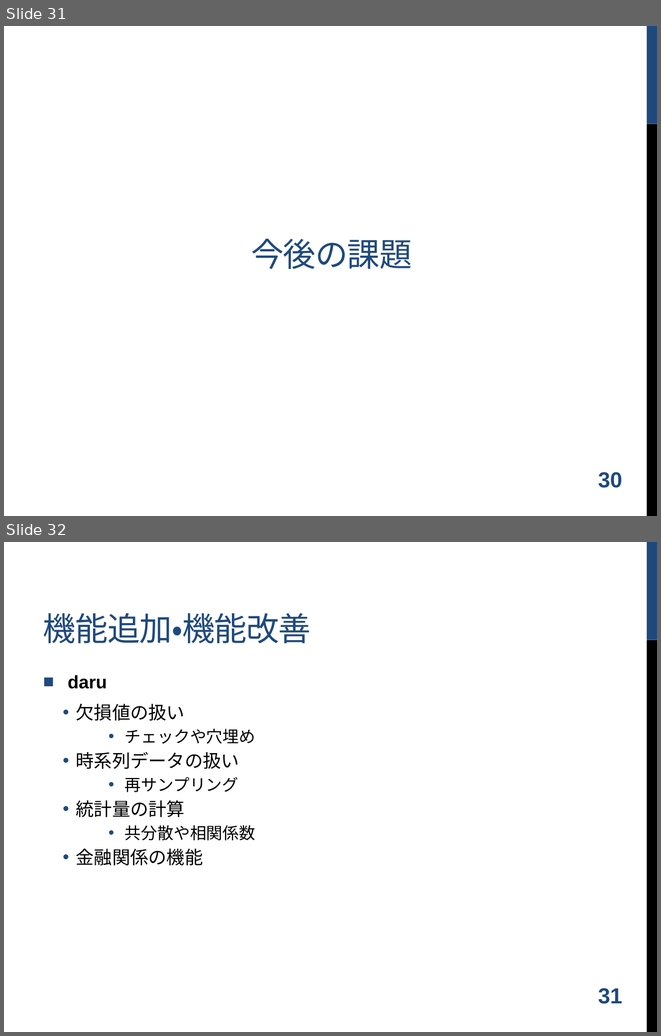
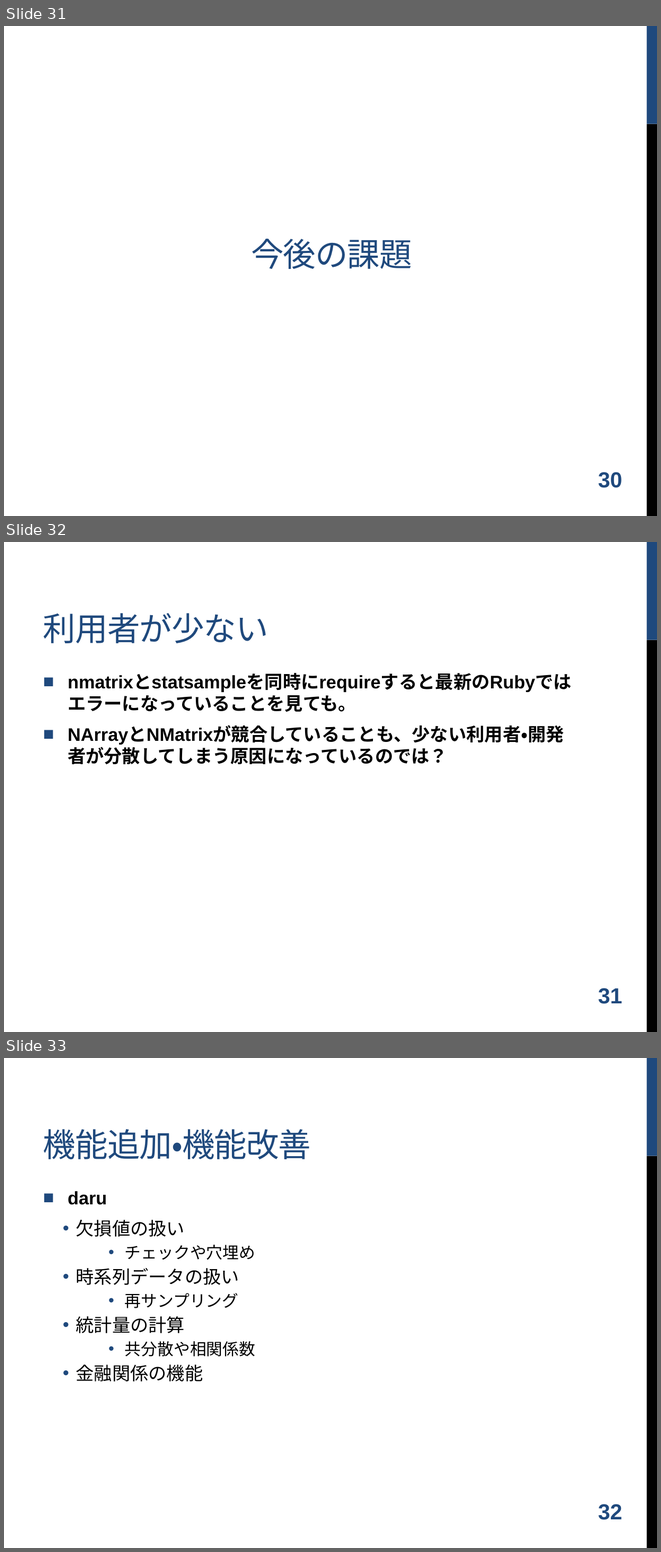
Before and after one commit to shugo/DCW2016, a slide deck: ruby_data_analysis.pptx. Shown one above the other, each under a label of ours: slides 31 and 32 before the commit, slides 31, 32 and 33 after it. The pictures are 661x1036 and 661x1552 pixels, drawn with LibreOffice and Linux fonts; fonts in the diff are those of the drawing; background and template pictures are left out. Boxes give left, top, right and bottom in pixels: in the first picture for what was removed or moved away, otherwise in the second. Text is boxed around its words. In the diff, an @@ line names an element or a change of style, - is before the commit and + after.

```diff
--- a/ruby_data_analysis.pptx
+++ b/ruby_data_analysis.pptx
@@ slide 32 added at <box>4,542,657,1032</box>, background #FFFFFF; not listed: 2 template elements that a slide beside it also shows @@
@@ title added at <box>43,613,268,643</box>, 36 pt, text #1F497D @@
+利用者が少ない
@@ text added at <box>68,695,564,764</box>, 20 pt, text #000000, bold @@
+■ nmatrixとstatsampleを同時にrequireすると最新のRubyではエラーになっていることを見ても。
+■ NArrayとNMatrixが競合していることも、少ない利用者・開発者が分散してしまう原因になっているのでは？
@@ page number added at <box>598,988,623,1004</box>, 24 pt, text #1F497D, bold @@
+31
@@ what was slide 32 is now slide 33 @@
@@ page number at <box>598,1504,623,1520</box>: text changed @@
-31
+32
```
Also in this commit, not shown: 2 slides changed, 2 other files.
